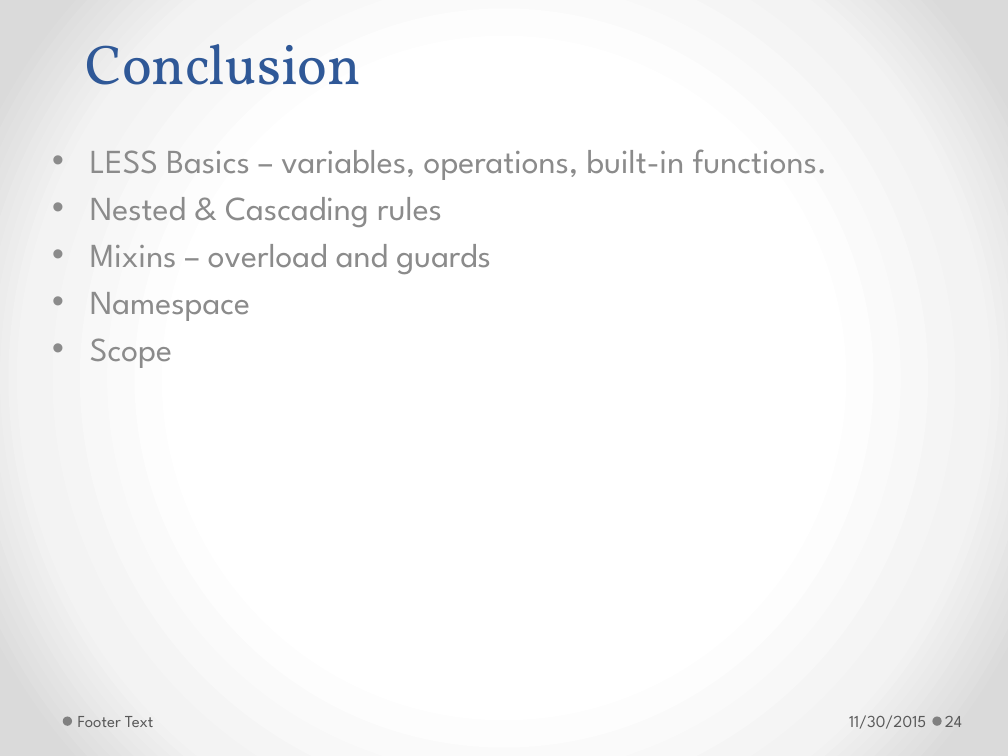
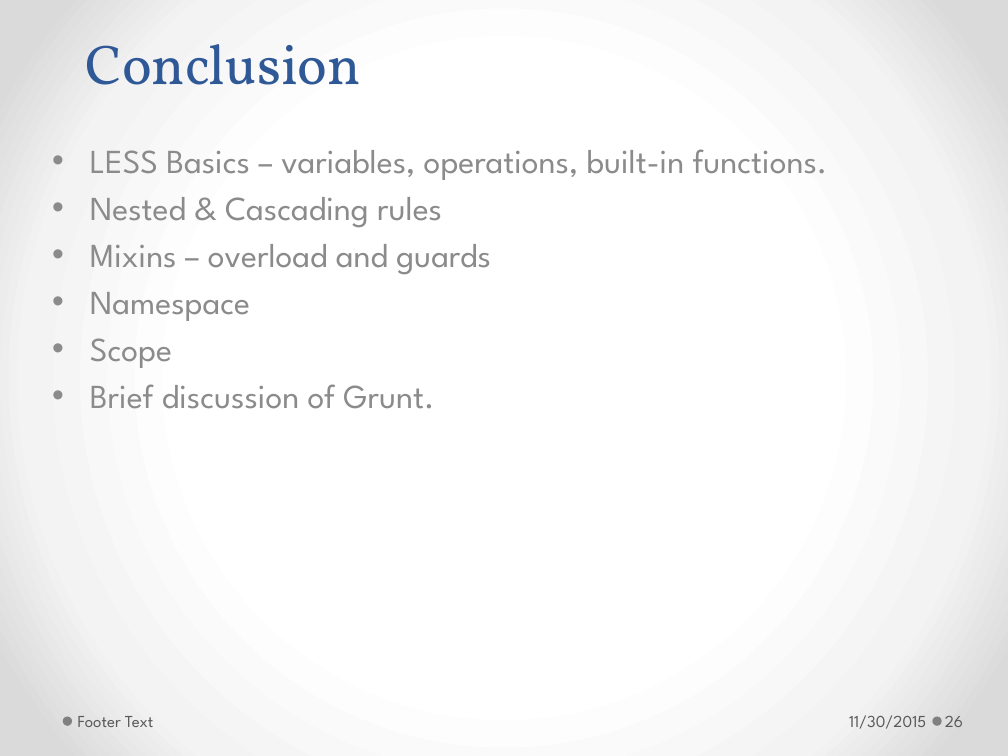
Before and after one commit to h-t-tran/work, a slide deck: slide 26 of brownbag/less/tech-presentation-less.pptx (slide 24 before the commit). Drawn at 1008x756 pixels with LibreOffice and Linux fonts; fonts in the diff are those of the drawing. Boxes give left, top, right and bottom in pixels: in the first picture for what was removed or moved away, otherwise in the second. Text is boxed around its words. In the diff, an @@ line names an element or a change of style, - is before the commit and + after.

Commit message:
add grunt

```diff
--- a/brownbag/less/tech-presentation-less.pptx
+++ b/brownbag/less/tech-presentation-less.pptx
@@ subtitle at [90, 384, 434, 409]: paragraph added @@
+• Brief discussion of Grunt.
@@ page number at [945, 716, 963, 727]: text changed @@
-24
+26
```
Also in this commit, not shown: 2 slides added.
